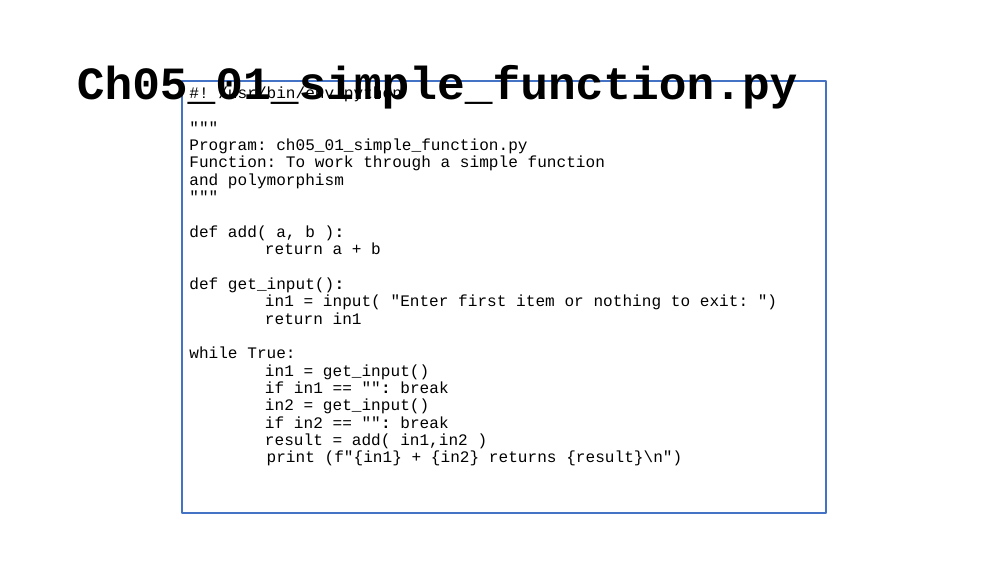
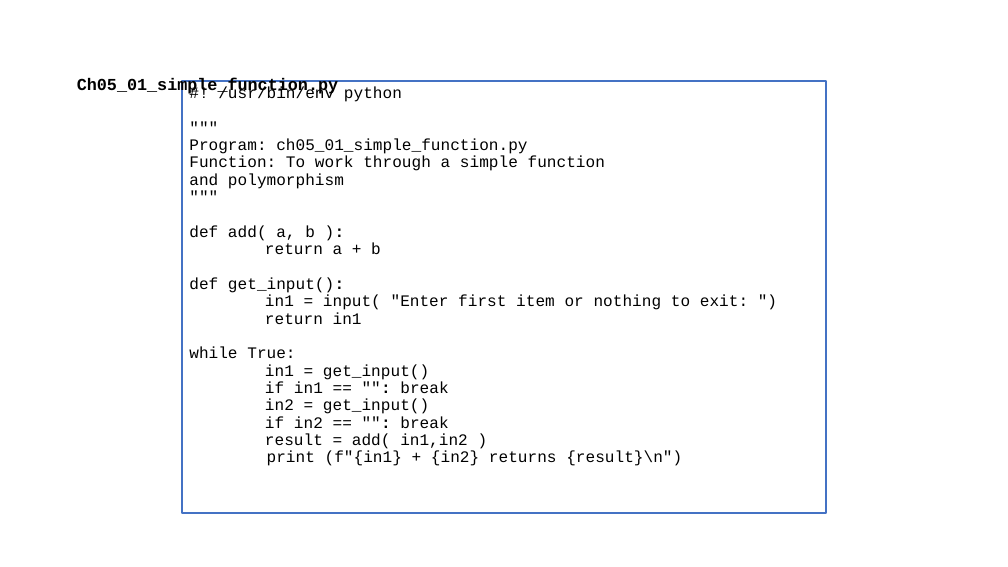
Before and after one commit to prabhat1510/blueyonderpython, a slide deck: slide 5 of content/Python_Ch05-FunctionsAndLambdas.pptx. Drawn at 1008x567 pixels with LibreOffice and Linux fonts; fonts in the diff are those of the drawing. Boxes give left, top, right and bottom in pixels: in the first picture for what was removed or moved away, otherwise in the second. Text is boxed around its words. In the diff, an @@ line names an element or a change of style, - is before the commit and + after.

Commit message:
Added classwork examples on functions
Added classwork examples on functions

```diff
--- a/content/Python_Ch05-FunctionsAndLambdas.pptx
+++ b/content/Python_Ch05-FunctionsAndLambdas.pptx
@@ title "Ch05_01_simple_function.py" at (77, 77, 338, 95): size 44 to 16 pt @@
```
Also in this commit, not shown: 8 other files.
